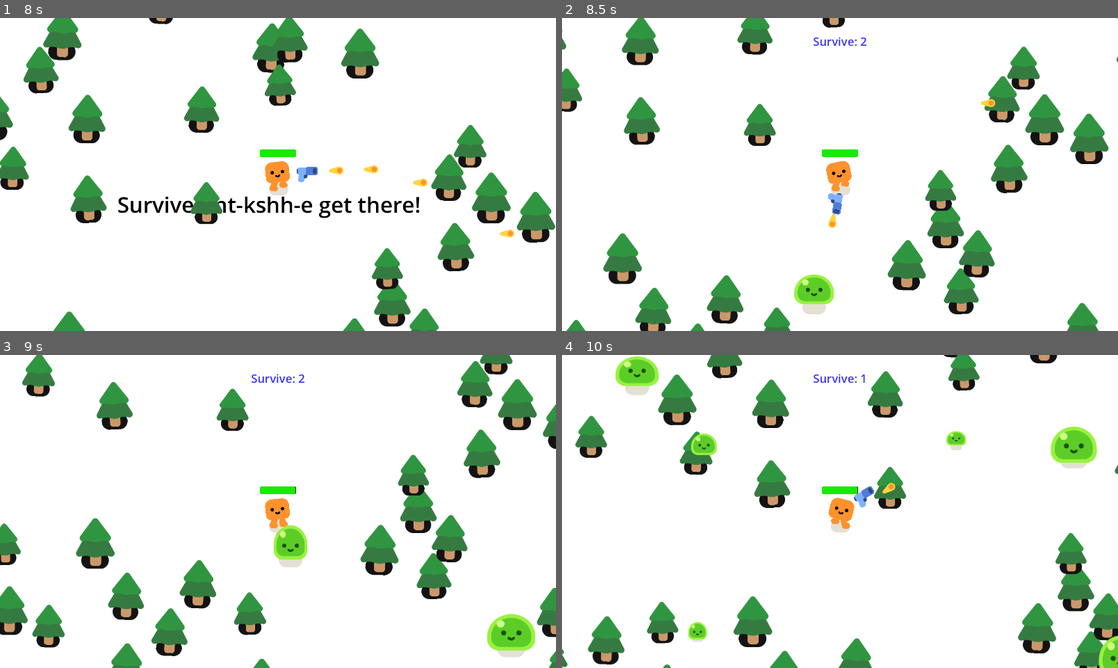
Above: before the commit, frames 1-4 (two rows, left to right).
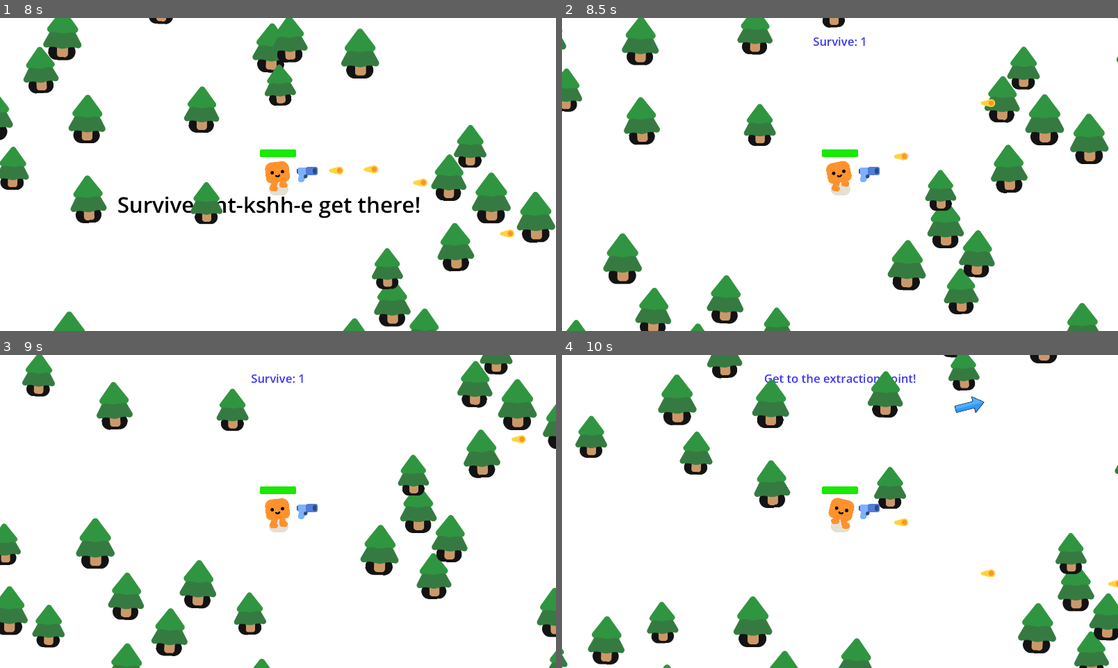
Above: after the commit, the same moments.

Repository: Greninja56/SurvivorGame
Game: Godot game, scene res://survivors_game.tscn
The game is run twice, just before and just after one commit, with the same random seed, the same clock (stepped at 60 frames per second) and the same inputs.
Inputs:
- Up to frame 1 (8 s): hold D (move_right) 0.53-1.28 s; hold S (move_down) 1.28-2.03 s; hold D (move_right) 2.03-2.78 s; hold W (move_up) 2.78-3.53 s; hold A (move_left) 3.53-5.03 s; hold S (move_down) 5.03-5.78 s; hold D (move_right) 5.78-6.53 s; hold W (move_up) 6.53-7.28 s; hold D (move_right) from 7.28 s (still down)
- Up to frame 2 (8.5 s): release D (move_right) at 8.03 s; hold S (move_down) from 8.03 s (still down)
- Up to frame 3 (9 s): release S (move_down) at 8.78 s; hold A (move_left) from 8.78 s (still down)
- Up to frame 4 (10 s): release A (move_left) at 9.53 s; hold W (move_up) from 9.53 s (still down)

Frame 1 is identical in both runs. In frame 2, 1.1% of the frame differs, in the area x 41-63%, y 6-95%; in frame 3, 1.8%; in frame 4, 3.4%, in the area x 9-100%, y 0-100%.

Commit message:
added gold
added gold and fixe dbugs

Diff:
--- a/2d-project-assets/ExtractionCompass.gd
+++ b/2d-project-assets/ExtractionCompass.gd
@@ -16,7 +16,10 @@
 		_arrow = get_node_or_null(arrow_node_path)
 	else:
 		_arrow = get_node_or_null("Arrow")
-
+	if _arrow:
+		_arrow.expand_mode = TextureRect.EXPAND_IGNORE_SIZE
+		_arrow.size = Vector2(480, 480)
+		_arrow.pivot_offset = _arrow.size / 2.0
 	if _extraction_spawner:
 		if _extraction_spawner.has_signal("extraction_point_spawned"):
 			_extraction_spawner.extraction_point_spawned.connect(_on_extraction_point_spawned)
@@ -55,11 +58,13 @@
 
 	var direction: Vector2 = (target_screen_pos - screen_center).normalized()
 
-	var half_size := viewport_size / 2.0 - Vector2(edge_margin, edge_margin)
+	var margin: float = max(edge_margin, _arrow.size.length() / 2.0)
+	var half_size := viewport_size / 2.0 - Vector2(margin, margin)
 	var scale_x : float = INF if direction.x == 0 else abs(half_size.x / direction.x)
 	var scale_y : float = INF if direction.y == 0 else abs(half_size.y / direction.y)
 	var clamp_scale: float = min(scale_x, scale_y)
 
 	var arrow_pos := screen_center + direction * clamp_scale
+	_arrow.pivot_offset = _arrow.size / 2.0
 	_arrow.global_position = arrow_pos - _arrow.size / 2.0
 	_arrow.rotation = direction.angle()
--- a/2d-project-assets/ExtractionPoint.gd
+++ b/2d-project-assets/ExtractionPoint.gd
@@ -17,3 +17,4 @@
 
 	_triggered = true
 	player_extracted.emit(body)
+	get_node("/root/Game").on_extraction_reached()
--- a/2d-project-assets/ExtractionSpawner.gd
+++ b/2d-project-assets/ExtractionSpawner.gd
@@ -56,7 +56,6 @@
 
 
 func _on_player_extracted(_player: Node2D) -> void:
-	%Victory.visible = true
 	get_tree().paused = true
 
 
--- /dev/null
+++ b/2d-project-assets/game_state.gd
@@ -0,0 +1,95 @@
+extends Node
+## Autoload singleton. Register in Project Settings > Globals (Autoload) as "GameState".
+## Owns all persistent data. Later: add upgrade levels / unlocks to the save dict.
+
+
+signal run_gold_changed(amount: int)
+signal banked_gold_changed(amount: int)
+
+const SAVE_PATH := "user://savegame.json"
+const DEATH_KEEP_PERCENT := 0.25  # fraction of run gold kept on death (0.0 = lose everything)
+
+var banked_gold: int = 0  # persistent, spent in the shop
+var run_gold: int = 0     # collected this run, at risk until you extract
+
+
+func _ready() -> void:
+	print("GameState loaded")
+	load_game()
+
+
+# --- Run lifecycle ---------------------------------------------------------
+
+func start_run() -> void:
+	run_gold = 0
+	run_gold_changed.emit(run_gold)
+
+
+func add_gold(amount: int) -> void:
+	run_gold += amount
+	run_gold_changed.emit(run_gold)
+
+
+## Player reached the extraction point. Returns gold banked (for a results screen).
+func extract() -> int:
+	var banked := run_gold
+	banked_gold += banked
+	run_gold = 0
+	save_game()
+	banked_gold_changed.emit(banked_gold)
+	run_gold_changed.emit(run_gold)
+	return banked
+
+
+## Player died. Keeps only a fraction. Returns {"kept": int, "lost": int}.
+func die() -> Dictionary:
+	var kept := int(run_gold * DEATH_KEEP_PERCENT)
+	var lost := run_gold - kept
+	banked_gold += kept
+	run_gold = 0
+	save_game()
+	banked_gold_changed.emit(banked_gold)
+	run_gold_changed.emit(run_gold)
+	return {"kept": kept, "lost": lost}
+
+
+# --- Shop (sink) -----------------------------------------------------------
+
+func can_afford(cost: int) -> bool:
+	return banked_gold >= cost
+
+
+## Returns true if the purchase went through.
+func spend_gold(cost: int) -> bool:
+	if not can_afford(cost):
+		return false
+	banked_gold -= cost
+	save_game()
+	banked_gold_changed.emit(banked_gold)
+	return true
+
+
+# --- Save / load -----------------------------------------------------------
+
+func save_game() -> void:
+	var data := {
+		"banked_gold": banked_gold,
+	}
+	var file := FileAccess.open(SAVE_PATH, FileAccess.WRITE)
+	if file == null:
+		push_error("Could not open save file: %s" % error_string(FileAccess.get_open_error()))
+		return
+	file.store_string(JSON.stringify(data))
+
+
+func load_game() -> void:
+	if not FileAccess.file_exists(SAVE_PATH):
+		return  # first launch, keep defaults
+	var file := FileAccess.open(SAVE_PATH, FileAccess.READ)
+	if file == null:
+		return
+	var parsed = JSON.parse_string(file.get_as_text())
+	if typeof(parsed) != TYPE_DICTIONARY:
+		return  # corrupted file, keep defaults
+	banked_gold = int(parsed.get("banked_gold", 0))
+	banked_gold_changed.emit(banked_gold)
--- /dev/null
+++ b/2d-project-assets/gold_pickup.gd
@@ -0,0 +1,15 @@
+extends Area2D
+## Attach to the root Area2D of gold_pickup.tscn.
+## The player must be in the "player" group and on a layer this Area2D's mask detects.
+
+@export var value: int = 1
+
+
+func _ready() -> void:
+	body_entered.connect(_on_body_entered)
+
+
+func _on_body_entered(body: Node2D) -> void:
+	if body.is_in_group("player"):
+		GameState.add_gold(value)
+		queue_free()
--- /dev/null
+++ b/2d-project-assets/gold_pickup.tscn
@@ -0,0 +1,19 @@
+[gd_scene format=3 uid="uid://do6aqd8pret2t"]
+
+[ext_resource type="Script" uid="uid://diqo8bv676ce4" path="res://gold_pickup.gd" id="1_j4s7n"]
+[ext_resource type="Texture2D" uid="uid://fjafj6ekc3v2" path="res://coin.png" id="2_mnka4"]
+
+[sub_resource type="CircleShape2D" id="CircleShape2D_vpvrv"]
+radius = 73.33485
+
+[node name="Area2D" type="Area2D" unique_id=478643484]
+script = ExtResource("1_j4s7n")
+
+[node name="Sprite2D" type="Sprite2D" parent="." unique_id=1241560860]
+position = Vector2(-5.0000305, -2.0000305)
+scale = Vector2(0.06888889, 0.07598499)
+texture = ExtResource("2_mnka4")
+
+[node name="CollisionShape2D" type="CollisionShape2D" parent="." unique_id=1931533189]
+position = Vector2(-4, 0)
+shape = SubResource("CircleShape2D_vpvrv")
--- a/2d-project-assets/mob.gd
+++ b/2d-project-assets/mob.gd
@@ -23,3 +23,8 @@
 		var smoke = SMOKE_SCENE.instantiate()
 		get_parent().add_child(smoke)
 		smoke.global_position = global_position
+
+		const GOLD_SCENE = preload("res://gold_pickup.tscn")
+		var gold = GOLD_SCENE.instantiate()
+		gold.position = position
+		get_parent().add_child.call_deferred(gold)
--- a/2d-project-assets/project.godot
+++ b/2d-project-assets/project.godot
@@ -79,6 +79,10 @@
 config/features=PackedStringArray("4.7", "Forward Plus")
 config/icon="res://icon.png"
 
+[autoload]
+
+GameState="*uid://lbw5m3tuqv78"
+
 [display]
 
 window/size/viewport_width=1920
--- a/2d-project-assets/survivors_game.gd
+++ b/2d-project-assets/survivors_game.gd
@@ -1,8 +1,8 @@
 extends Node2D
 
-var time_left = 2
-
+var time_left = 1  # set back to 60 when you're done testing
 var story_index = 0
+var run_over = false  # guards against ending the run twice
 
 var story_list = [
 	"Kshhhhh. Got-kshhhhhh-hing!",
@@ -12,6 +12,10 @@
 ]
 
 func _ready():
+	GameState.start_run()
+	GameState.run_gold_changed.connect(_on_run_gold_changed)
+	%GoldLabel.text = "Gold: 0"
+	%RestartButton.pressed.connect(_on_restart_pressed)
 	%StoryLabel.text = story_list[0]
 	%StoryTimer.start()
 
@@ -31,9 +35,42 @@
 func _on_timer_timeout() -> void:
 	spawn_mob()
 
+func _on_run_gold_changed(amount: int) -> void:
+	%GoldLabel.text = "Gold: %d" % amount
+
+# --- Run endings -----------------------------------------------------------
+
 func _on_player_health_depleted() -> void:
+	if run_over:
+		return
+	var result = GameState.die()
+	show_results(
+		"YOU DIED",
+		"Kept: %d   Lost: %d" % [result.kept, result.lost]
+	)
+
+# Called by the extraction point when the player touches it
+func on_extraction_reached() -> void:
+	if run_over:
+		return
+	var banked = GameState.extract()
+	show_results(
+		"EXTRACTED!",
+		"Banked: %d" % banked
+	)
+
+func show_results(title: String, details: String) -> void:
+	run_over = true
+	%TitleLabel.text = title
+	%ResultLabel.text = details + "\nTotal banked: %d" % GameState.banked_gold
 	%GameOver.visible = true
 	get_tree().paused = true
+
+func _on_restart_pressed() -> void:
+	get_tree().paused = false
+	get_tree().reload_current_scene()
+
+# --- Timers ----------------------------------------------------------------
 
 func _on_win_timer_timeout() -> void:
 	time_left -= 1
--- a/2d-project-assets/survivors_game.tscn
+++ b/2d-project-assets/survivors_game.tscn
@@ -55,6 +55,12 @@
 vertical_alignment = 1
 autowrap_mode = 3
 
+[node name="GoldLabel" type="Label" parent="CanvasLayer" unique_id=1202951875]
+unique_name_in_owner = true
+offset_right = 123.0
+offset_bottom = 86.0
+theme_override_font_sizes/font_size = 48
+
 [node name="ExtractionCompass" type="Control" parent="CanvasLayer" unique_id=545605285]
 layout_mode = 3
 anchors_preset = 15
@@ -66,6 +72,7 @@
 extraction_spawner_path = NodePath("../../ExtractionSpawner")
 
 [node name="Arrow" type="TextureRect" parent="CanvasLayer/ExtractionCompass" unique_id=18674096]
+z_index = 1
 layout_mode = 0
 offset_right = 430.0
 offset_bottom = 430.0
@@ -86,10 +93,11 @@
 
 [node name="Timer" type="Timer" parent="." unique_id=155379037]
 unique_name_in_owner = true
-wait_time = 0.18
+wait_time = 3.0
 
 [node name="GameOver" type="CanvasLayer" parent="." unique_id=658550123]
 unique_name_in_owner = true
+process_mode = 3
 visible = false
 
 [node name="ColorRect" type="ColorRect" parent="GameOver" unique_id=513108915]
@@ -100,7 +108,8 @@
 grow_vertical = 2
 color = Color(0, 0, 0, 0.49803922)
 
-[node name="Label" type="Label" parent="GameOver/ColorRect" unique_id=1311092463]
+[node name="TitleLabel" type="Label" parent="GameOver/ColorRect" unique_id=1311092463]
+unique_name_in_owner = true
 layout_mode = 1
 anchors_preset = 8
 anchor_left = 0.5
@@ -114,35 +123,23 @@
 grow_horizontal = 2
 grow_vertical = 2
 theme_override_font_sizes/font_size = 175
-text = "Game Over"
+horizontal_alignment = 1
 
-[node name="Victory" type="CanvasLayer" parent="." unique_id=2071942458]
+[node name="ResultLabel" type="Label" parent="GameOver" unique_id=797573908]
 unique_name_in_owner = true
-visible = false
+offset_right = 40.0
+offset_bottom = 23.0
+theme_override_font_sizes/font_size = 48
+horizontal_alignment = 1
 
-[node name="ColorRect" type="ColorRect" parent="Victory" unique_id=1535668026]
-anchors_preset = 15
-anchor_right = 1.0
-anchor_bottom = 1.0
-grow_horizontal = 2
-grow_vertical = 2
-color = Color(0, 0, 0, 0.49803922)
-
-[node name="Label" type="Label" parent="Victory/ColorRect" unique_id=1519533322]
-layout_mode = 1
-anchors_preset = 8
-anchor_left = 0.5
-anchor_top = 0.5
-anchor_right = 0.5
-anchor_bottom = 0.5
-offset_left = -43.5
-offset_top = -11.5
-offset_right = 43.5
-offset_bottom = 11.5
-grow_horizontal = 2
-grow_vertical = 2
-theme_override_font_sizes/font_size = 175
-text = "You Win!"
+[node name="RestartButton" type="Button" parent="GameOver" unique_id=1916584645]
+unique_name_in_owner = true
+offset_left = 656.0
+offset_top = 719.0
+offset_right = 1212.0
+offset_bottom = 882.0
+theme_override_font_sizes/font_size = 40
+text = "RESTART"
 
 [node name="WinTimer" type="Timer" parent="." unique_id=1783993796]
 unique_name_in_owner = true
Binary file added: 2d-project-assets/coin.png
Not shown, added: 2d-project-assets/coin.png.import
Not shown, added: 2d-project-assets/game_state.gd.uid
Not shown, added: 2d-project-assets/gold_pickup.gd.uid
